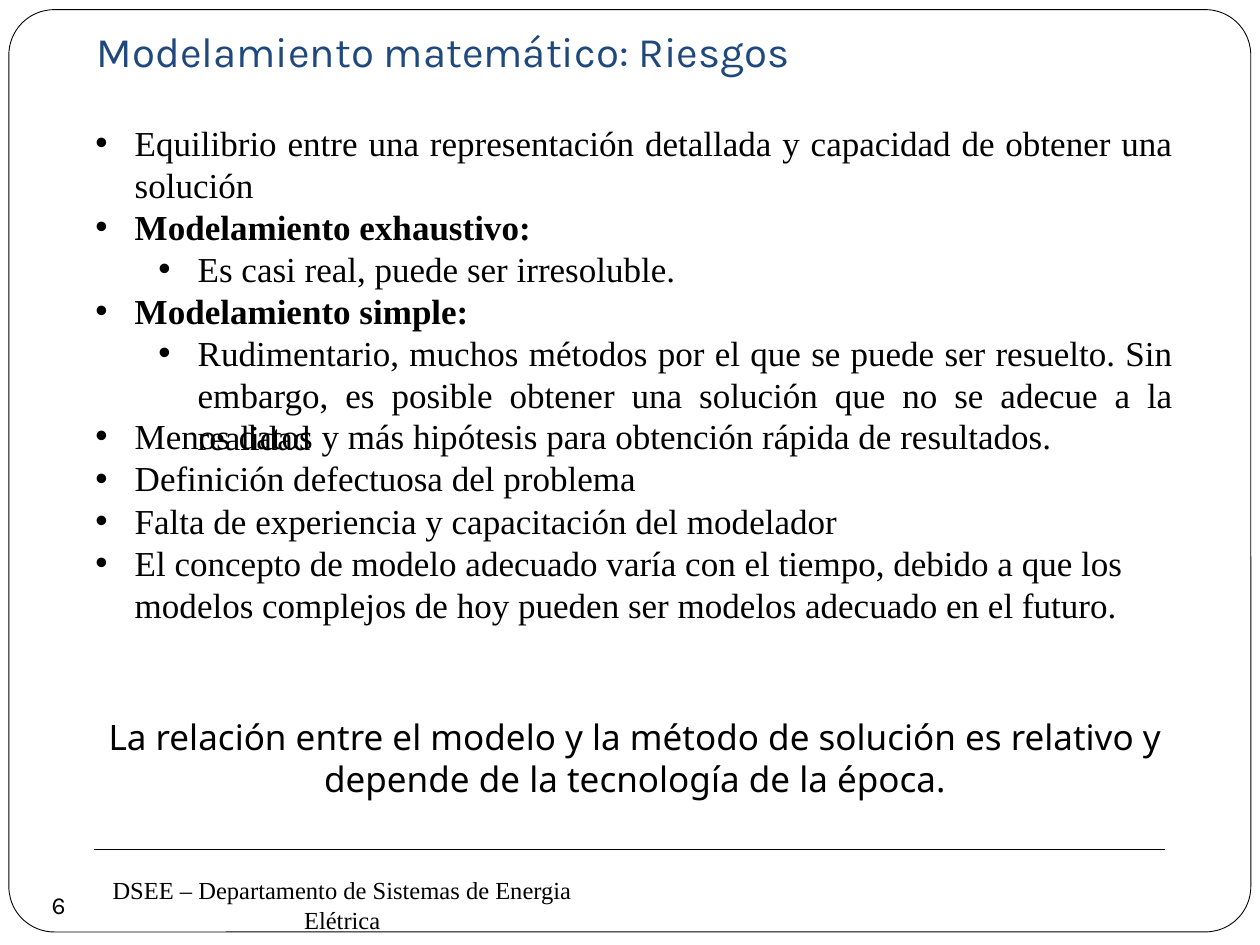
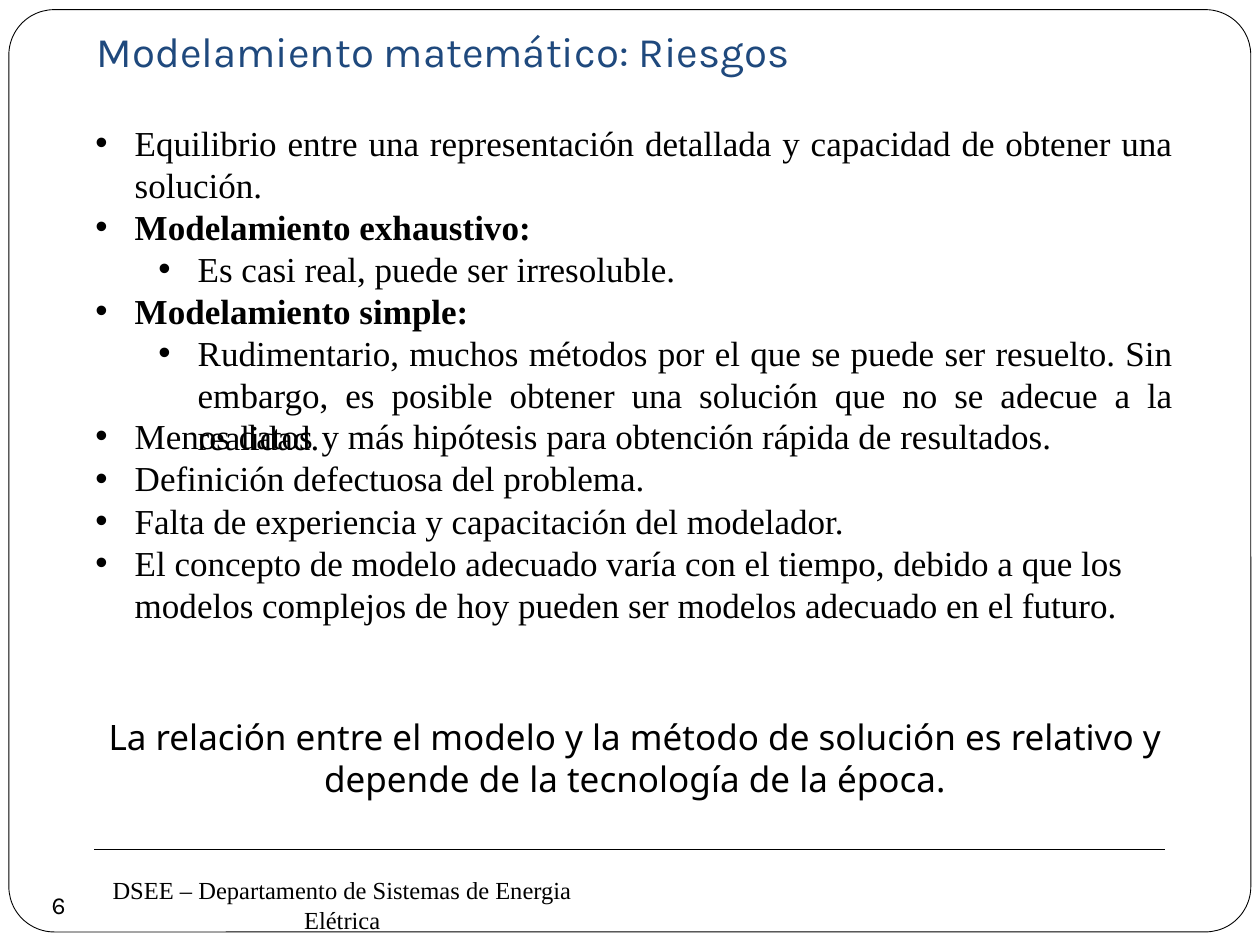
Before and after one commit to erikfilias/Power-Systems-Optimization-using-Julia-Language, a slide deck: slide 6 of 1. Lectures/Introducción a la Optimización aplicada a Sistemas de Energía Eléctrica/Dia 1/2. Modelamiento & Optimización.pptx. Drawn at 1260x945 pixels with LibreOffice and Linux fonts; fonts in the diff are those of the drawing; background and template pictures are left out. Boxes give left, top, right and bottom in pixels: in the first picture for what was removed or moved away, otherwise in the second. Text is boxed around its words. In the diff, an @@ line names an element or a change of style, - is before the commit and + after.

```diff
--- a/1. Lectures/Introducción a la Optimización aplicada a Sistemas de Energía Eléctrica/Dia 1/2. Modelamiento & Optimización.pptx
+++ b/1. Lectures/Introducción a la Optimización aplicada a Sistemas de Energía Eléctrica/Dia 1/2. Modelamiento & Optimización.pptx
@@ text at box(135, 131, 1172, 199): text changed @@
-• Equilibrio entre una representación detallada y capacidad de obtener una solución
+• Equilibrio entre una representación detallada y capacidad de obtener una solución.
@@ text at box(198, 341, 1172, 451): text changed @@
-  • Rudimentario, muchos métodos por el que se puede ser resuelto. Sin embargo, es posible obtener una solución que no se adecue a la realidad
+  • Rudimentario, muchos métodos por el que se puede ser resuelto. Sin embargo, es posible obtener una solución que no se adecue a la realidad.
@@ text at box(135, 466, 844, 541): text changed @@
-• Definición defectuosa del problema
-• Falta de experiencia y capacitación del modelador
+• Definición defectuosa del problema.
+• Falta de experiencia y capacitación del modelador.
```
Also in this commit, not shown: 9 other slides changed, 17 slides added.
